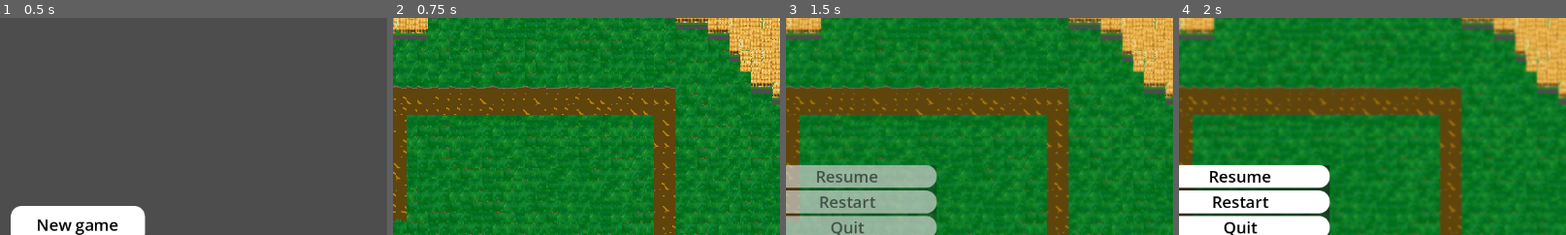
Above: before the commit, frames 1-4 (left to right).
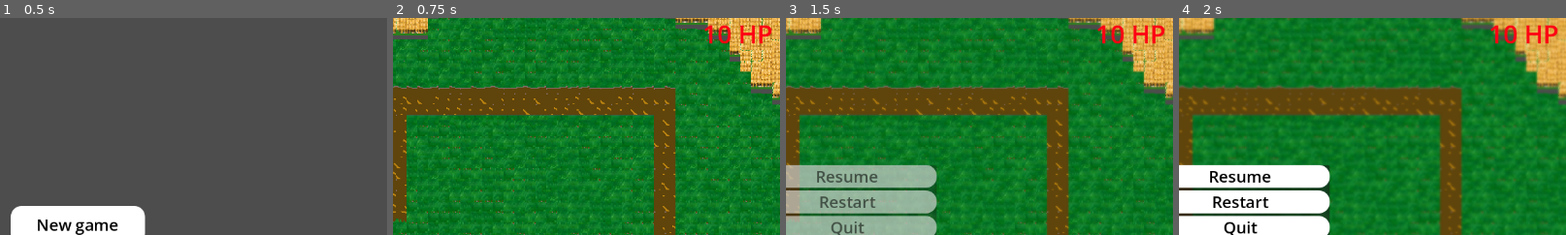
Above: after the commit, the same moments.

Repository: domasbaliunas/frontline
Game: Godot game, scene res://main_menu.tscn
Same seed, same stepped clock (60 frames per second), same inputs: the game is played once before the commit and once after it.
Inputs (mouse positions are % of the whole screen's width and height, from its top left):
- Up to frame 1 (0.5 s): no input
- Up to frame 2 (0.75 s): click "New game" at 0.5 s
- Up to frame 3 (1.5 s): click (98, 4) at 1.25 s
- Up to frame 4 (2 s): no input
The pictures show only the part of the screen within x 40-90%, y 0-50%; the shares and areas given below are measured in that part.

Frame 1 is identical in both runs. In frame 2, 0.6% of the frame differs, in the area x 80-98%, y 3-13%; in frame 3, 0.6%; in frame 4, 0.6%.

Commit message:
Scrum 30 (#11)
* SCRUM-30

* SCRUM-30

* SCRUM-30

Diff:
--- a/Mobs/mob.gd
+++ b/Mobs/mob.gd
@@ -3,6 +3,7 @@
 
 @export var speed: float = 75
 @export var max_health: float = 100
+
 
 var health: float
 
--- a/game_map.tscn
+++ b/game_map.tscn
@@ -3,6 +3,8 @@
 [ext_resource type="Texture2D" uid="uid://cn53qctrs21xs" path="res://TileSet.png" id="1_gcorv"]
 [ext_resource type="PackedScene" uid="uid://sgia5wphopvw" path="res://Mobs/mob.tscn" id="2_1va4l"]
 [ext_resource type="Script" uid="uid://d2k4gyace51e5" path="res://coins_label.gd" id="3_5fonf"]
+[ext_resource type="Script" uid="uid://0jaywn3aq4x8" path="res://hp.gd" id="4_hrtji"]
+[ext_resource type="PackedScene" uid="uid://cxd3xmivu3ud3" path="res://player.tscn" id="4_tw6lq"]
 
 [sub_resource type="TileSetAtlasSource" id="TileSetAtlasSource_e2o6t"]
 texture = ExtResource("1_gcorv")
@@ -859,3 +861,17 @@
 offset_bottom = 23.0
 theme_override_font_sizes/font_size = 25
 script = ExtResource("3_5fonf")
+
+[node name="HP" type="Label" parent="CanvasLayer" unique_id=1784496523]
+offset_left = 920.0
+offset_top = -3.0
+offset_right = 1016.0
+offset_bottom = 58.0
+theme_override_colors/font_color = Color(0.99607843, 0, 0.07450981, 1)
+theme_override_font_sizes/font_size = 38
+text = "10❤"
+horizontal_alignment = 1
+script = ExtResource("4_hrtji")
+
+[node name="Player" parent="." unique_id=1980538148 instance=ExtResource("4_tw6lq")]
+position = Vector2(1026, 624)
--- /dev/null
+++ b/hp.gd
@@ -0,0 +1,10 @@
+extends Label
+
+var hp = 10
+
+# Called when the node enters the scene tree for the first time.
+func _ready() -> void:
+	update_text()
+
+func update_text():
+	text = str(hp) + "❤"
--- /dev/null
+++ b/player.gd
@@ -0,0 +1,22 @@
+extends Area2D
+
+
+@export var hp := 10
+@onready var hp_label = $"../CanvasLayer/HP"
+
+func _ready():
+	body_entered.connect(_on_body_entered)
+	update_ui()
+
+func _on_body_entered(body):
+	if body.is_in_group("mobs"):
+		hp -= 1
+		body.queue_free()
+		update_ui()
+
+		if hp <= 0:
+			print("GAME OVER")
+
+
+func update_ui():
+	hp_label.text = str(hp) + " HP"
--- /dev/null
+++ b/player.tscn
@@ -0,0 +1,12 @@
+[gd_scene format=3 uid="uid://cxd3xmivu3ud3"]
+
+[ext_resource type="Script" uid="uid://db06x3s1jicqb" path="res://player.gd" id="1_4flbx"]
+
+[sub_resource type="RectangleShape2D" id="RectangleShape2D_onrkg"]
+size = Vector2(34, 28)
+
+[node name="Player" type="Area2D" unique_id=1980538148]
+script = ExtResource("1_4flbx")
+
+[node name="CollisionShape2D" type="CollisionShape2D" parent="." unique_id=393991800]
+shape = SubResource("RectangleShape2D_onrkg")
Not shown, added: hp.gd.uid
Not shown, added: player.gd.uid
